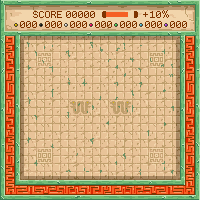
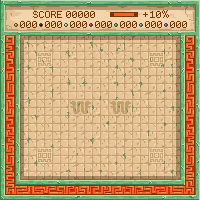
Two versions of the same layered image (200x200). Layer-by-layer changes:
added layer "ui_bar" above "ui" over [128, 13, 134, 16]
painted on "ui" over [102, 11, 137, 18]
